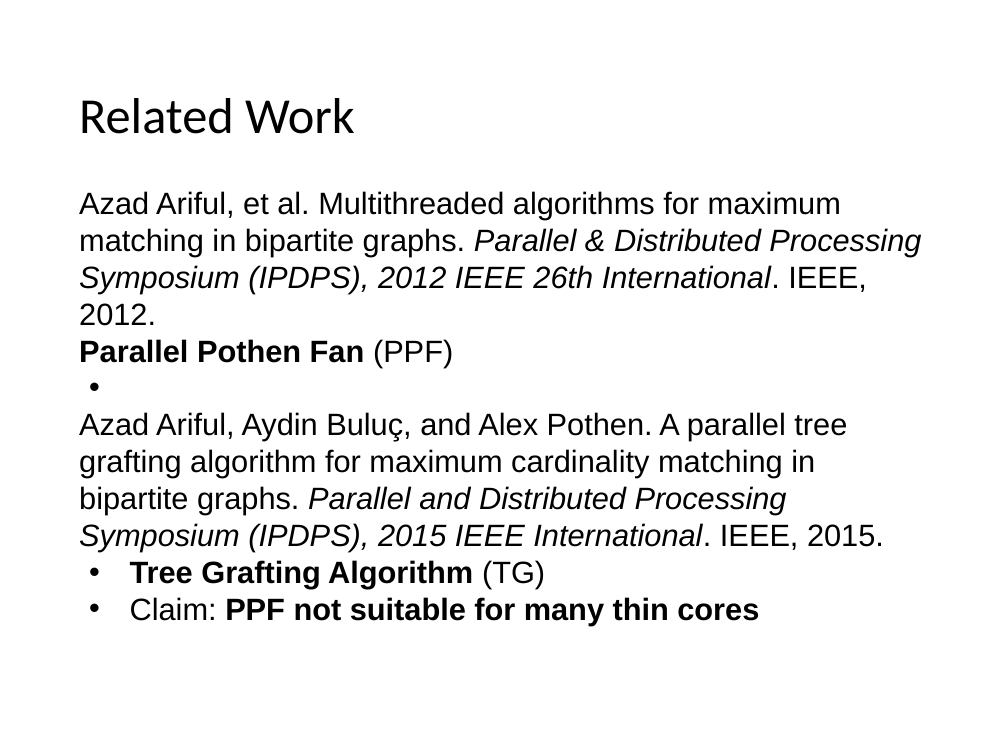
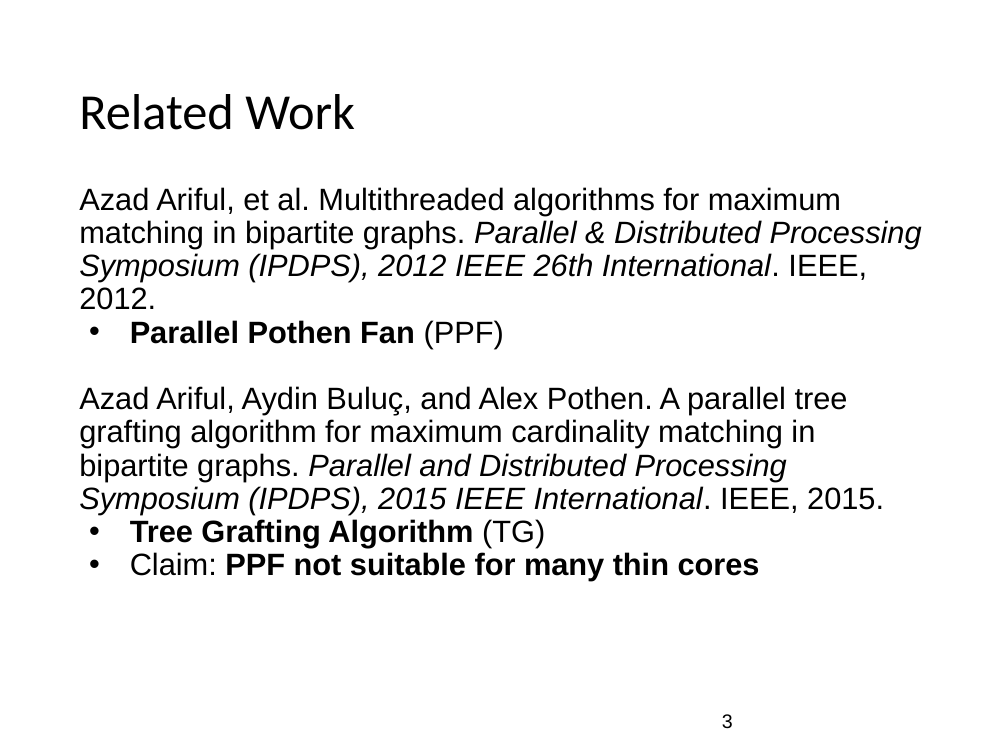
Before and after one commit to suem/dphpc-project, a slide deck: slide 3 of Final Presentation.pptx. Drawn at 1008x756 pixels with LibreOffice and Linux fonts; fonts in the diff are those of the drawing. Boxes give left, top, right and bottom in pixels: in the first picture for what was removed or moved away, otherwise in the second. Text is boxed around its words. In the diff, an @@ line names an element or a change of style, - is before the commit and + after.

```diff
--- a/Final Presentation.pptx
+++ b/Final Presentation.pptx
@@ title "Related Work" at <box>79,94,355,130</box>: line spacing 1 to 0.9 @@
@@ text "Azad Ariful, et al. Multithreaded ..." at <box>79,187,922,581</box>: line spacing 1 to 0.9 @@
@@ page number added at <box>722,714,733,729</box>, 14 pt, text #000000 @@
+3
```
Also in this commit, not shown: 14 other slides changed.
